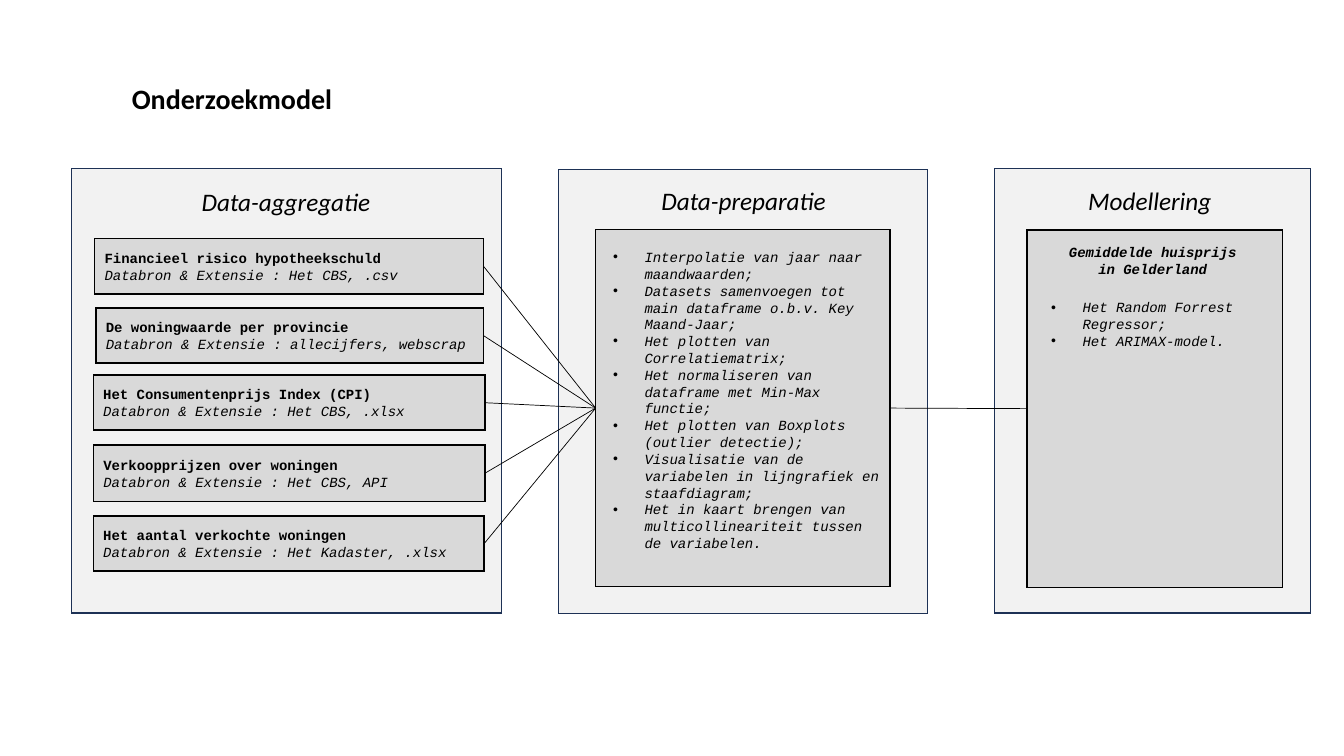
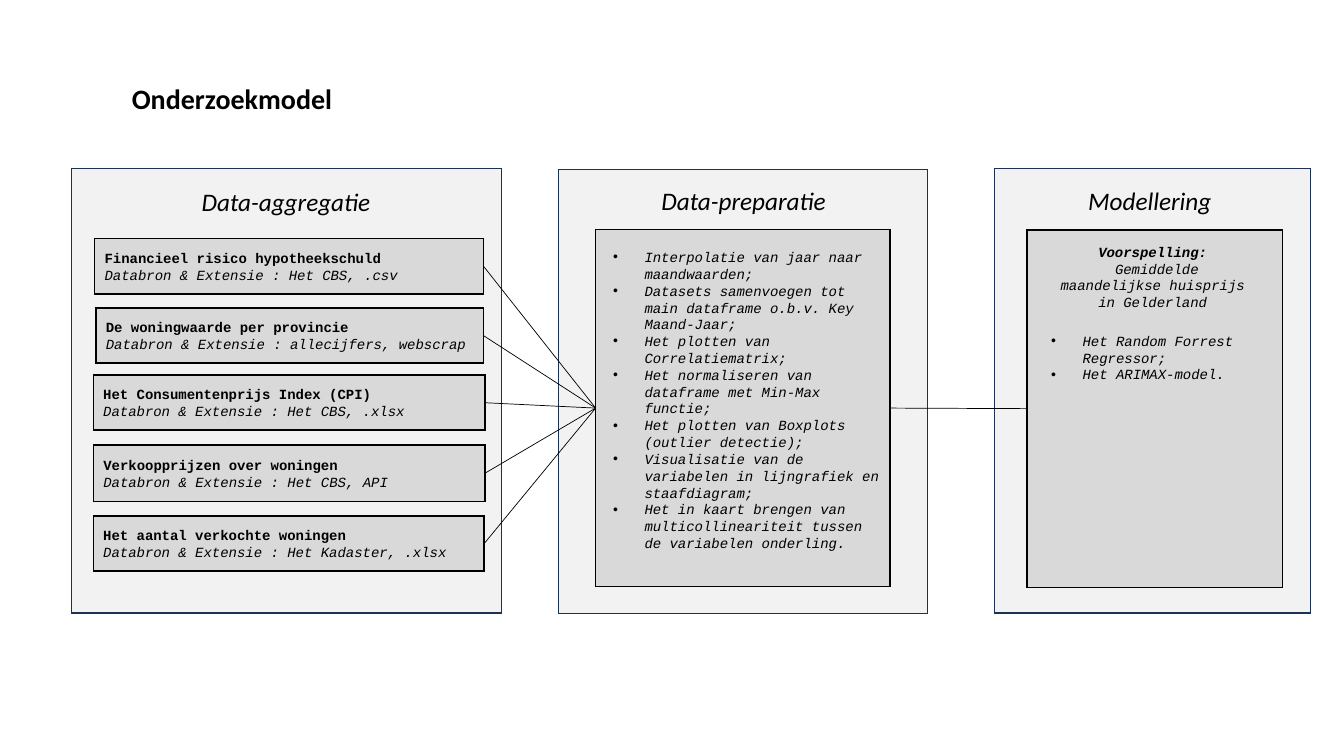
Before and after one commit to y-anwari/Invloeden_op_huizenprijs, a slide deck: slide 1 of Het onderzoekmodel.pptx. Drawn at 1344x756 pixels with LibreOffice and Linux fonts; fonts in the diff are those of the drawing. Boxes give left, top, right and bottom in pixels: in the first picture for what was removed or moved away, otherwise in the second. Text is boxed around its words. In the diff, an @@ line names an element or a change of style, - is before the commit and + after.

```diff
--- a/Het onderzoekmodel.pptx
+++ b/Het onderzoekmodel.pptx
@@ text at (x1=1061, y1=247, x2=1244, y2=307): text changed; bold off @@
-Gemiddelde huisprijs in Gelderland
+Voorspelling:
+Gemiddelde maandelijkse huisprijs in Gelderland
@@ text "Het Random Forrest Regressor;" moved from (x1=1083, y1=302, x2=1234, y2=346) to (x1=1083, y1=336, x2=1234, y2=379) @@
@@ text at (x1=645, y1=504, x2=862, y2=551): text changed @@
-• Het in kaart brengen van multicollineariteit tussen de variabelen.
+• Het in kaart brengen van multicollineariteit tussen de variabelen onderling.
```
Also in this commit, not shown: 3 other files.
